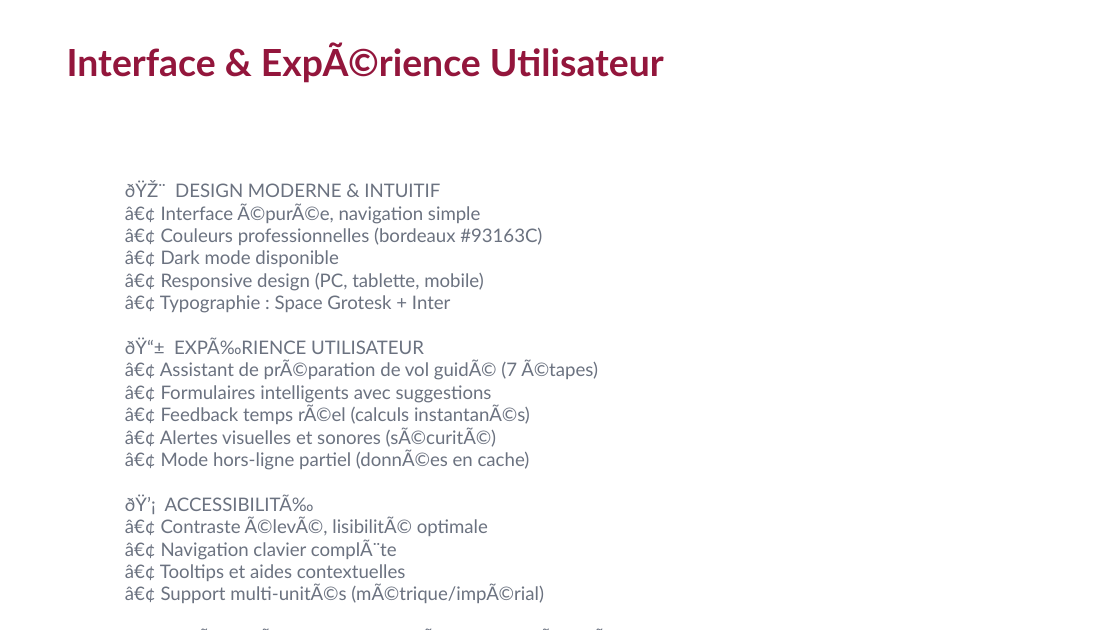
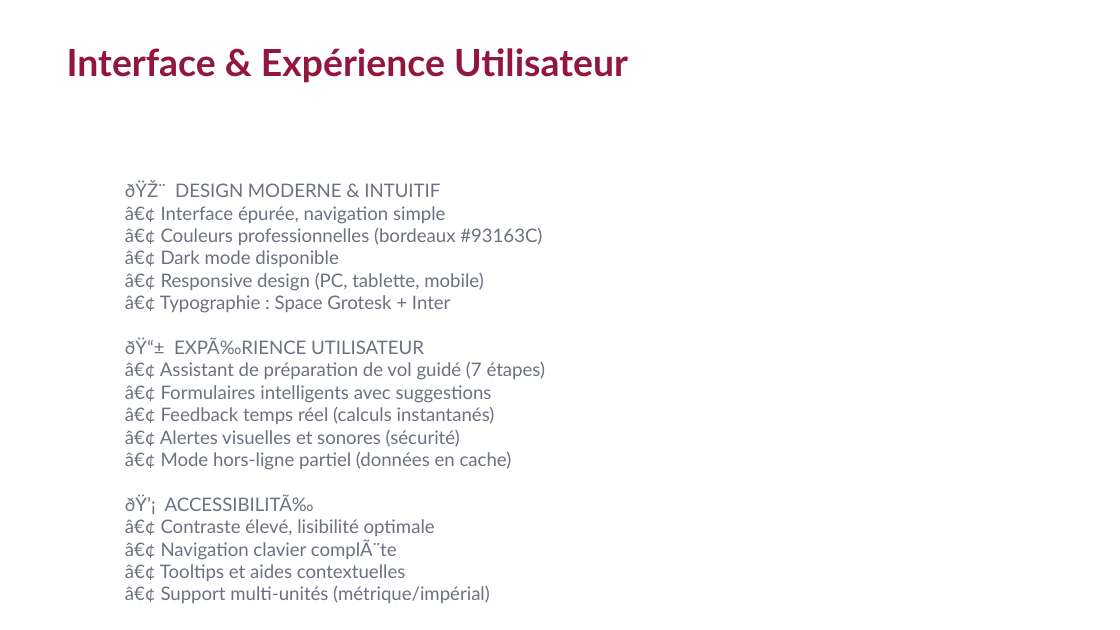
Before and after one commit to Ne0hermes/alflight, a slide deck: slide 33 of ALFlight_Presentation_Complete.pptx (slide 11 before the commit). Drawn at 1120x630 pixels with LibreOffice and Linux fonts; fonts in the diff are those of the drawing. Boxes give left, top, right and bottom in pixels: in the first picture for what was removed or moved away, otherwise in the second. Text is boxed around its words. In the diff, an @@ line names an element or a change of style, - is before the commit and + after.

```diff
--- a/ALFlight_Presentation_Complete.pptx
+++ b/ALFlight_Presentation_Complete.pptx
@@ text at (67,48,628,83): text changed @@
-Interface & ExpÃ©rience Utilisateur
+Interface & Expérience Utilisateur
@@ text at (125,181,546,603): text changed @@
-ðŸŽ¨ DESIGN MODERNE & INTUITIF
-â€¢ Interface Ã©purÃ©e, navigation simple
-â€¢ Couleurs professionnelles (bordeaux #93163C)
-â€¢ Dark mode disponible
-â€¢ Responsive design (PC, tablette, mobile)
-â€¢ Typographie : Space Grotesk + Inter
-ðŸ“± EXPÃ‰RIENCE UTILISATEUR
-â€¢ Assistant de prÃ©paration de vol guidÃ© (7 Ã©tapes)
-â€¢ Formulaires intelligents avec suggestions
-â€¢ Feedback temps rÃ©el (calculs instantanÃ©s)
-â€¢ Alertes visuelles et sonores (sÃ©curitÃ©)
-â€¢ Mode hors-ligne partiel (donnÃ©es en cache)
-ðŸ’¡ ACCESSIBILITÃ‰
-â€¢ Contraste Ã©levÃ©, lisibilitÃ© optimale
-â€¢ Navigation clavier complÃ¨te
-â€¢ Tooltips et aides contextuelles
-â€¢ Support multi-unitÃ©s (mÃ©trique/impÃ©rial)
-[Espace rÃ©servÃ© pour captures d'Ã©cran ou vidÃ©o dÃ©mo]
+ðŸŽ¨ DESIGN MODERNE & INTUITIF
+â€¢ Interface épurée, navigation simple
+â€¢ Couleurs professionnelles (bordeaux #93163C)
+â€¢ Dark mode disponible
+â€¢ Responsive design (PC, tablette, mobile)
+â€¢ Typographie : Space Grotesk + Inter
+ðŸ“± EXPÃ‰RIENCE UTILISATEUR
+â€¢ Assistant de préparation de vol guidé (7 étapes)
+â€¢ Formulaires intelligents avec suggestions
+â€¢ Feedback temps réel (calculs instantanés)
+â€¢ Alertes visuelles et sonores (sécurité)
+â€¢ Mode hors-ligne partiel (données en cache)
+ðŸ’¡ ACCESSIBILITÃ‰
+â€¢ Contraste élevé, lisibilité optimale
+â€¢ Navigation clavier complÃ¨te
+â€¢ Tooltips et aides contextuelles
+â€¢ Support multi-unités (métrique/impérial)
+[Espace réservé pour captures d'écran ou vidéo démo]
```
Also in this commit, not shown: 18 other slides changed, 12 slides added, 7 slides removed, 3 other files.
